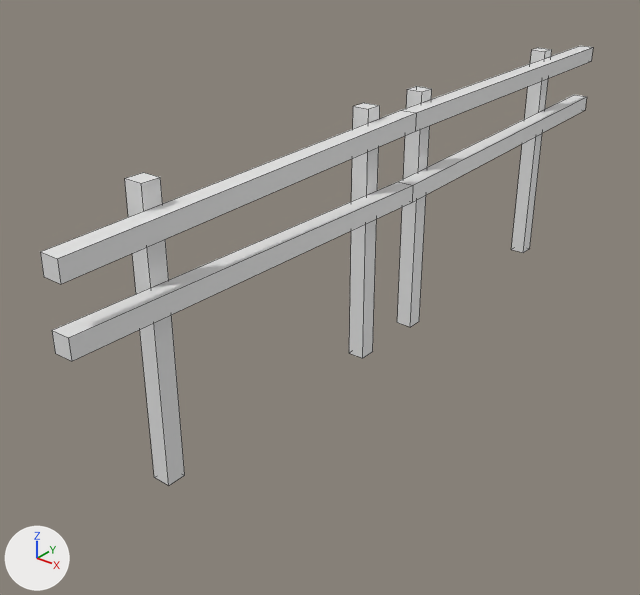
What one commit did to the OBJ model Assets/3D Props/Static Props/Fences - Objects/DoubleFence_Object.obj.
Both versions are drawn from a 50 mm lens placed at (12.8, -19.0, 12.2), pointed at (-1.1, -1.7, 1.4). Lighting does not change. The marker at lower left points along +X, +Y and +Z. Mesh edges are drawn as thin lines. Where no turn or scale is listed for an object, it has been applied to the vertices.

Script lines for the objects in view, before the commit:
```python
me_cerca_dupla = bpy.data.meshes.new('Cerca_Dupla')
me_cerca_dupla.from_pydata(...)  # 56 vertices, 40 faces; spans x -0.2..0.7, y -11.0..11.0, z -0.2..6.8
# before: 8 (-0.2, -1.0, -0.2), 10 (-0.2, -1.4, -0.2) at pixel (349, 353), 12 (0.2, -1.0, -0.2) at pixel (372, 351), 14 (0.2, -1.4, -0.2) at pixel (362, 358), 40 (-0.2, 1.0, -0.2) at pixel (397, 322)
# before: 42 (-0.2, 1.4, -0.2), 44 (0.2, 1.0, -0.2) at pixel (410, 327), 46 (0.2, 1.4, -0.2) at pixel (419, 321)
# before: 0 (-0.2, -8.7, -0.2) at pixel (154, 477), 2 (-0.2, -8.2, -0.2), 4 (0.2, -8.7, -0.2) at pixel (168, 485), 6 (0.2, -8.2, -0.2) at pixel (184, 475)
# before: 32 (-0.2, 8.7, -0.2), 34 (-0.2, 8.2, -0.2) at pixel (511, 249), 36 (0.2, 8.7, -0.2) at pixel (529, 248), 38 (0.2, 8.2, -0.2) at pixel (523, 252)
ob_cerca_dupla = bpy.data.objects.new('Cerca_Dupla', me_cerca_dupla)
ob_cerca_dupla.location = (0.0, 0.0, 0.0)
```
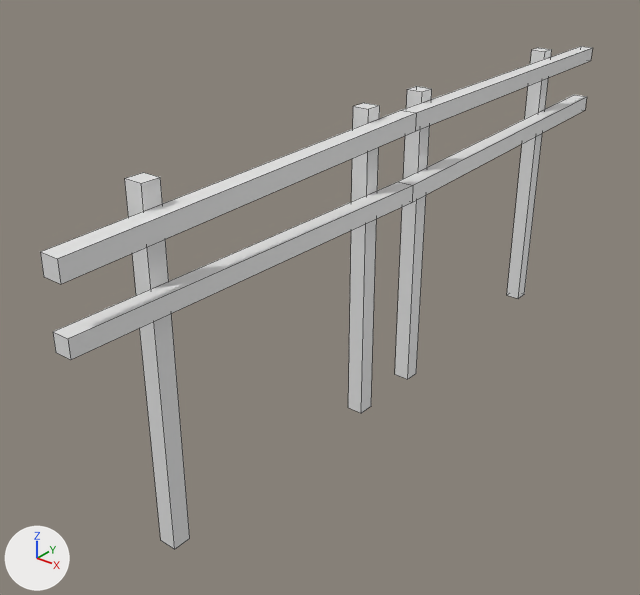
The newer file is also turned or shifted as a whole; pictures and numbers use the older file's frame.

Boxes (x1, y1, x2, y2) around the edits, measured in the pictures (640 x 595 px; the box of a moved part takes in the faces that stretch with it):
'Cerca_Dupla', reshaped (15% taller)
    before: (40, 46, 593, 485)
    after: (40, 46, 592, 549)
part 1 of me_cerca_dupla, moved or reshaped
    before: (349, 89, 432, 358)
    after: (348, 89, 432, 413)
part 2 of me_cerca_dupla, moved or reshaped
    before: (125, 177, 185, 485)
    after: (125, 177, 190, 549)
part 3 of me_cerca_dupla, moved or reshaped
    before: (511, 50, 552, 253)
    after: (507, 50, 552, 299)

What the commit changed:
me_cerca_dupla has 56 vertices, 40 faces and spans x -0.2..0.7, y -11.0..11.0, z -0.2..6.8.
me_cerca_dupla is used by ob_cerca_dupla; location (0.0, 0.0, 0.0).
Part 1, on me_cerca_dupla:
Vertices 8, 10, 12, 14, 40, 42, 44, 46 of me_cerca_dupla move by (0.0, 0.0, -1.8).
Part 2, on me_cerca_dupla:
Vertices 0, 2, 4, 6 of me_cerca_dupla move by (0.0, 0.0, -1.8).
Part 3, on me_cerca_dupla:
Vertices 32, 34, 36, 38 of me_cerca_dupla move by (0.0, 0.0, -1.8).
